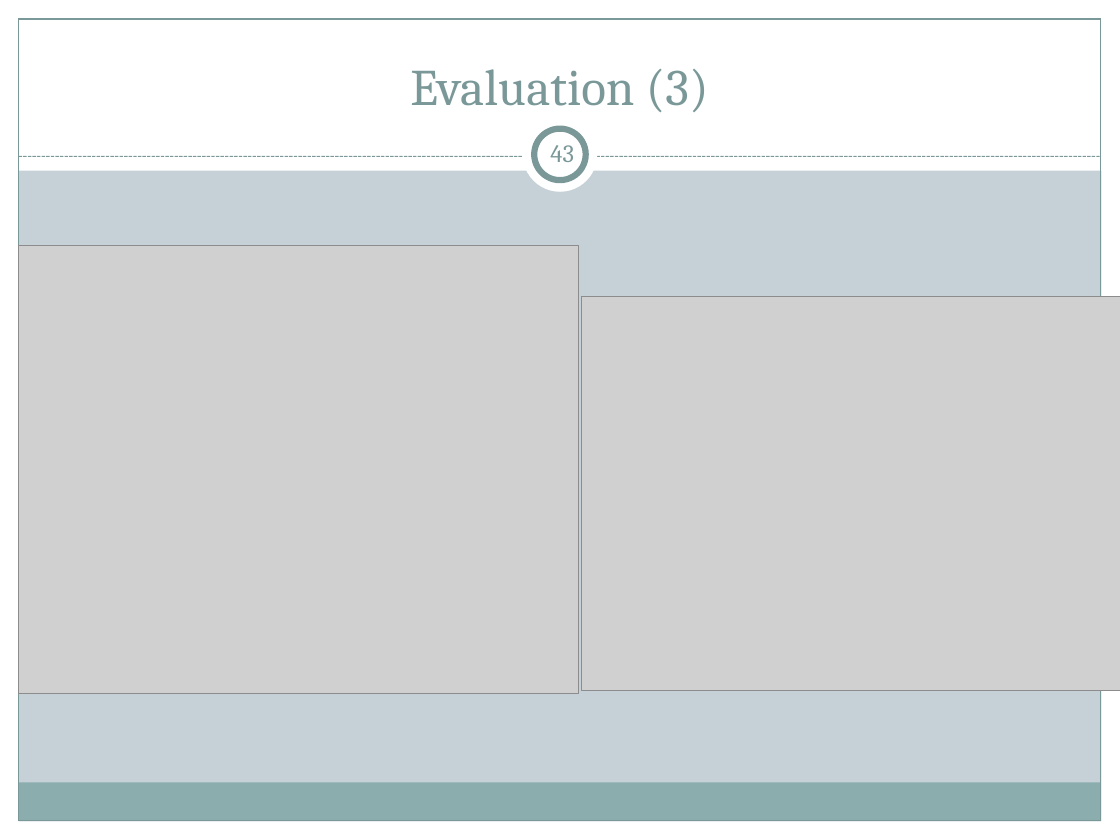
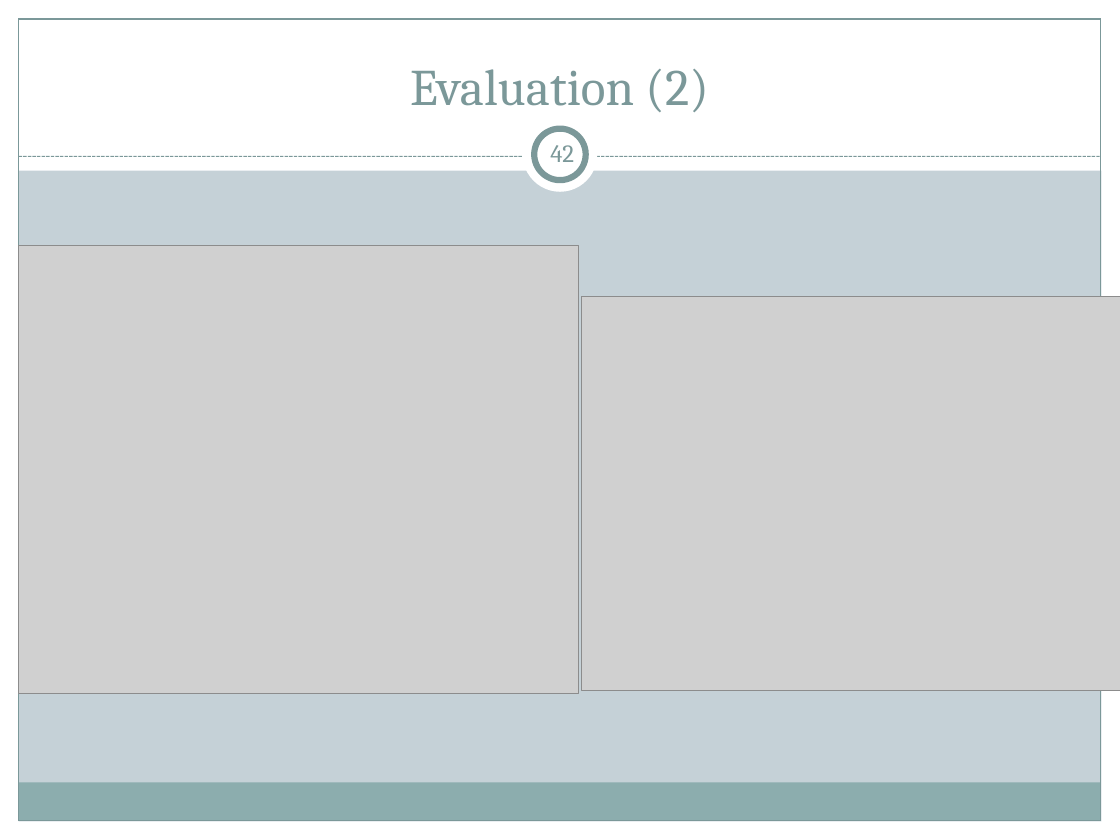
Before and after one commit to cs525-koala/documents, a slide deck: slide 42 of p2p/P2P Apps.pptx (slide 43 before the commit). Drawn at 1120x840 pixels with LibreOffice and Linux fonts; fonts in the diff are those of the drawing; grey boxes stand for pictures. Boxes give left, top, right and bottom in pixels: in the first picture for what was removed or moved away, otherwise in the second. Text is boxed around its words. In the diff, an @@ line names an element or a change of style, - is before the commit and + after.

```diff
--- a/p2p/P2P Apps.pptx
+++ b/p2p/P2P Apps.pptx
@@ title at [410,69,708,112]: text changed @@
-Evaluation (3)
+Evaluation (2)
@@ page number at [550,145,574,162]: text changed @@
-43
+42
```
Also in this commit, not shown: 47 other slides changed, 1 slide added, 2 slides removed.
